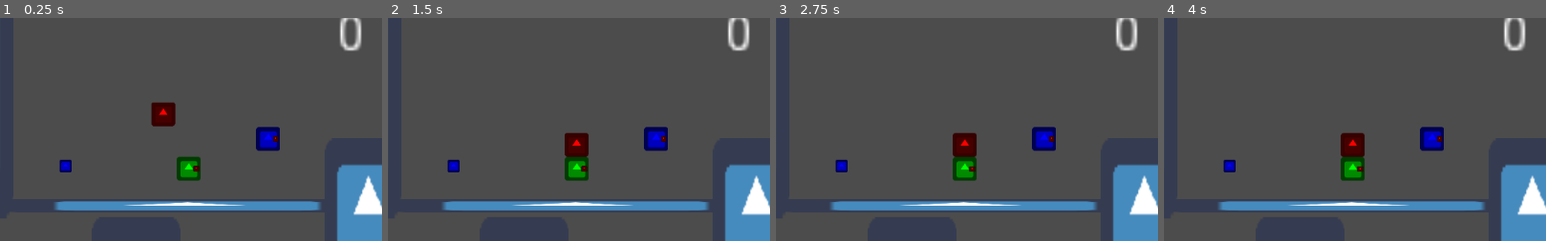
Above: before the commit, frames 1-4 (left to right).
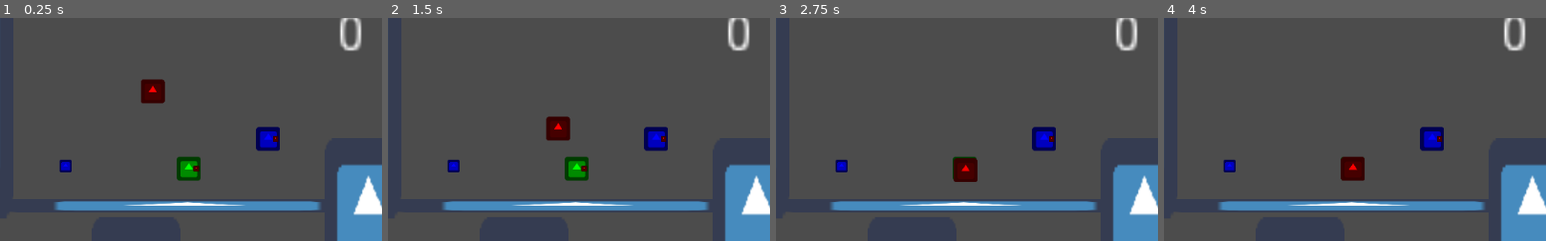
Above: after the commit, the same moments.

Repository: grunkgrunk/Bomb
Game: Godot game, scene res://world.tscn
Two runs of this game, one before a commit and one after it. Both use one fixed random seed, a clock stepped at 60 frames per second and the inputs below. The engine's default icon, where the game draws it, is replaced by a stand-in: a white triangle on a blue panel in a dark square.
Inputs:
- Up to frame 1 (0.25 s): no input
- Up to frame 2 (1.5 s): hold Right (ui_right) 0.53-1.28 s; hold Left (ui_left) from 1.28 s (still down)
- Up to frame 3 (2.75 s): release Left (ui_left) at 2.03 s; hold Right (ui_right) from 2.03 s (still down)
- Up to frame 4 (4 s): tap Enter at 3.5 s; release Right (ui_right) at 3.53 s; hold Left (ui_left) from 3.53 s (still down)
The pictures show only the part of the screen within x 0-50%, y 7-57%; the shares and areas given below are measured in that part.

The runs differ from the first frame. In frame 1, 1.4% of the frame differs, in the area x 37-46%, y 27-49%; in frame 2, 1.3%; in frame 3, 1.3%; in frame 4, 1.3%.

Commit message:
stuff

Diff:
--- /dev/null
+++ b/Enemy.gd
@@ -0,0 +1,40 @@
+extends KinematicBody2D
+
+
+var vel = Vector2()
+var health = 3
+var movespeed = 100
+# var ball = null
+
+export(NodePath) var world = null
+
+# Called when the node enters the scene tree for the first time.
+func _ready():
+	world = get_node(world)
+	#ball = get_tree().get_nodes_in_group("Ball")[0]
+	#pass # Replace with function body.
+
+func closest_player():
+	var players = get_tree().get_nodes_in_group("Player")
+	var min_dst = INF
+	var closest = null
+	for p in players:
+		var dst = position.distance_to(p.position)
+		if dst < min_dst:
+			closest = p
+			min_dst = dst
+	return closest
+
+
+# Called every frame. 'delta' is the elapsed time since the previous frame.
+func _process(delta):
+	var to = (closest_player().position - position).normalized() * movespeed
+	vel = vel.linear_interpolate(to,0.05)
+	var col = move_and_collide(vel * delta)
+	if col != null:
+		var o = col.collider
+		if o.is_in_group("Player"):
+			pass
+
+func push(dir):
+	vel = vel.linear_interpolate(dir, 0.9)
--- /dev/null
+++ b/Enemy.tscn
@@ -0,0 +1,27 @@
+[gd_scene load_steps=5 format=2]
+
+[ext_resource path="res://icon.png" type="Texture" id=1]
+[ext_resource path="res://Enemy.gd" type="Script" id=2]
+
+[sub_resource type="CircleShape2D" id=3]
+radius = 40.0
+
+[sub_resource type="CircleShape2D" id=4]
+radius = 43.4166
+
+[node name="Enemy" type="KinematicBody2D" groups=["Monster"]]
+position = Vector2( 406, 275 )
+collision_mask = 2
+script = ExtResource( 2 )
+
+[node name="CollisionShape2D" type="CollisionShape2D" parent="."]
+shape = SubResource( 3 )
+
+[node name="Sprite" type="Sprite" parent="."]
+modulate = Color( 1, 0, 0, 1 )
+texture = ExtResource( 1 )
+
+[node name="Area2D" type="Area2D" parent="."]
+
+[node name="CollisionShape2D" type="CollisionShape2D" parent="Area2D"]
+shape = SubResource( 4 )
--- a/controller.gd
+++ b/controller.gd
@@ -70,15 +70,15 @@
 func _process(delta):
 
 	# delta = timescale * delta
-	var Enemy = $Enemy
-	var d1 = Enemy.position.distance_to(Players[0].position)
-	var d2 = Enemy.position.distance_to(Players[1].position)
-	var follow = Players[1]
-	if d1 < d2:
-		follow = Players[0]
+	#var Enemy = $Enemy
+	#var d1 = Enemy.position.distance_to(Players[0].position)
+	#var d2 = Enemy.position.distance_to(Players[1].position)
+	#var follow = Players[1]
+	#if d1 < d2:
+#		follow = Players[0]
 
-	var dir = (follow.position - Enemy.position).normalized()
-	Enemy.move_and_slide(dir * movespeed / 2)
+#	var dir = (follow.position - Enemy.position).normalized()
+#	Enemy.move_and_slide(dir * movespeed / 2)
 
 
 	if carrier == null:
@@ -92,10 +92,13 @@
 		#Bomb.position += bomb_vel * delta
 		var collision = Bomb.move_and_collide(bomb_vel * delta* movespeed*(1+ball_speed/5))
 		if collision != null:
-			if collision.collider.is_in_group("Monster"):
+			var col = collision.collider
+			if col.is_in_group("Monster"):
 				if ball_speed >= 4:
-					collision.collider.queue_free()
+					col.queue_free()
 				else:
+					print("hit monster")
+					col.push(bomb_vel * 300)
 					bomb_vel = bomb_vel.bounce(collision.normal).normalized()
 					ball_speed = max(0,ball_speed-1)
 			else:
--- a/project.godot
+++ b/project.godot
@@ -13,6 +13,10 @@
 config/name="Bomb"
 run/main_scene="res://world.tscn"
 config/icon="res://icon.png"
+
+[global]
+
+physics=false
 
 [input]
 
@@ -122,6 +126,17 @@
  ]
 }
 
+[layer_names]
+
+2d_physics/layer_1="Player"
+3d_physics/layer_1="Player"
+2d_physics/layer_2="Enemy"
+3d_physics/layer_2="Enemy"
+2d_physics/layer_3="Ball"
+3d_physics/layer_3="Ball"
+2d_physics/layer_4="Wall"
+3d_physics/layer_4="Wall"
+
 [physics]
 
 common/enable_pause_aware_picking=true
--- a/world.tscn
+++ b/world.tscn
@@ -3,15 +3,13 @@
 [ext_resource path="res://icon.png" type="Texture" id=1]
 [ext_resource path="res://controller.gd" type="Script" id=2]
 [ext_resource path="res://Player.tscn" type="PackedScene" id=3]
+[ext_resource path="res://Enemy.tscn" type="PackedScene" id=4]
 
 [sub_resource type="RectangleShape2D" id=1]
 extents = Vector2( 499, 16 )
 
 [sub_resource type="CircleShape2D" id=2]
 radius = 19.0
-
-[sub_resource type="CircleShape2D" id=3]
-radius = 40.0
 
 [node name="world" type="Node2D"]
 script = ExtResource( 2 )
@@ -163,8 +161,9 @@
 scale = Vector2( 15.6875, 0.578125 )
 texture = ExtResource( 1 )
 
-[node name="Bomb" type="KinematicBody2D" parent="."]
+[node name="Bomb" type="KinematicBody2D" parent="." groups=["Ball"]]
 position = Vector2( 175, 482 )
+collision_layer = 4
 collision_mask = 2
 
 [node name="CollisionShape2D" type="CollisionShape2D" parent="Bomb"]
@@ -181,15 +180,9 @@
 current = true
 zoom = Vector2( 2, 2 )
 
-[node name="Enemy" type="KinematicBody2D" parent="." groups=["Monster"]]
-position = Vector2( 406, 275 )
-
-[node name="CollisionShape2D" type="CollisionShape2D" parent="Enemy"]
-shape = SubResource( 3 )
-
-[node name="Sprite" type="Sprite" parent="Enemy"]
-modulate = Color( 1, 0, 0, 1 )
-texture = ExtResource( 1 )
+[node name="Enemy" parent="." instance=ExtResource( 4 )]
+collision_mask = 4
+world = NodePath("..")
 
 [node name="Label" type="Label" parent="."]
 margin_left = 900.0
